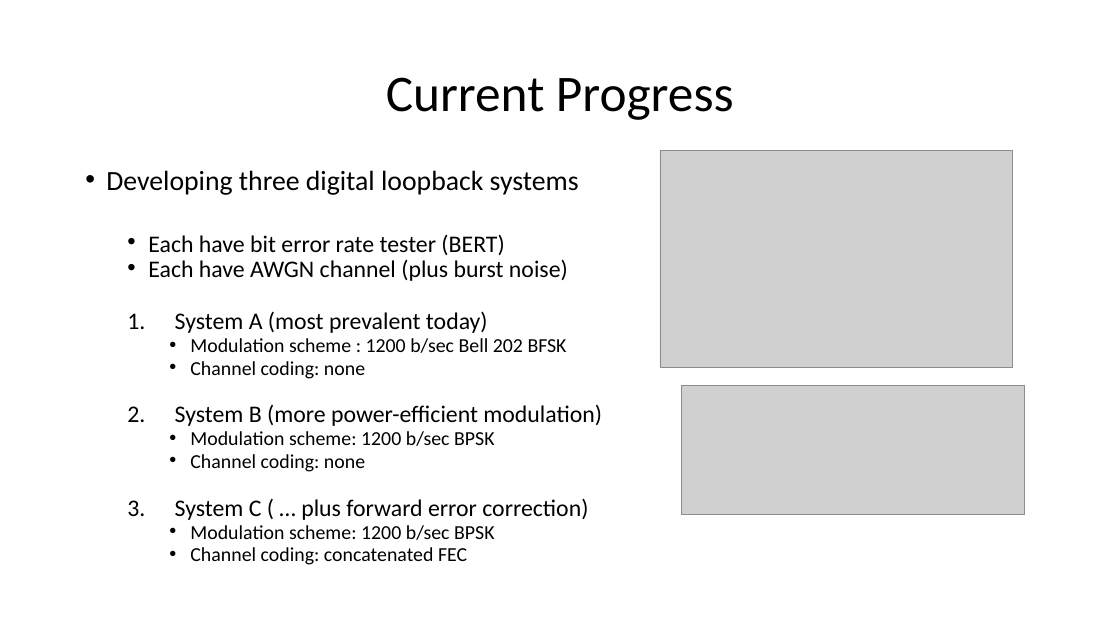
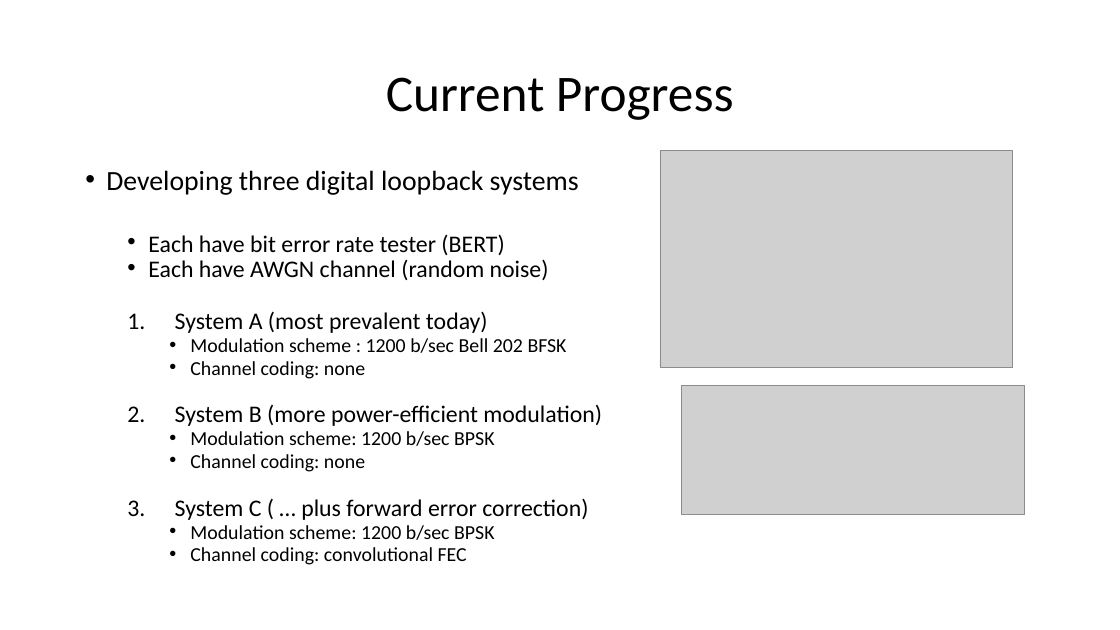
Before and after one commit to RadioInnovators/SD, a slide deck: slide 5 of Presentations/SD1/SD1_presentation.pptx. Drawn at 1120x630 pixels with LibreOffice and Linux fonts; fonts in the diff are those of the drawing; grey boxes stand for pictures. Boxes give left, top, right and bottom in pixels: in the first picture for what was removed or moved away, otherwise in the second. Text is boxed around its words. In the diff, an @@ line names an element or a change of style, - is before the commit and + after.

```diff
--- a/Presentations/SD1/SD1_presentation.pptx
+++ b/Presentations/SD1/SD1_presentation.pptx
@@ text at bbox=[148, 259, 549, 280]: text changed @@
-  • Each have AWGN channel (plus burst noise)
+  • Each have AWGN channel (random noise)
@@ text at bbox=[190, 547, 467, 565]: text changed @@
-    • Channel coding: concatenated FEC
+    • Channel coding: convolutional FEC
```
Also in this commit, not shown: 3 other slides changed, 9 slides added, 1 slide removed, 2 other files.
